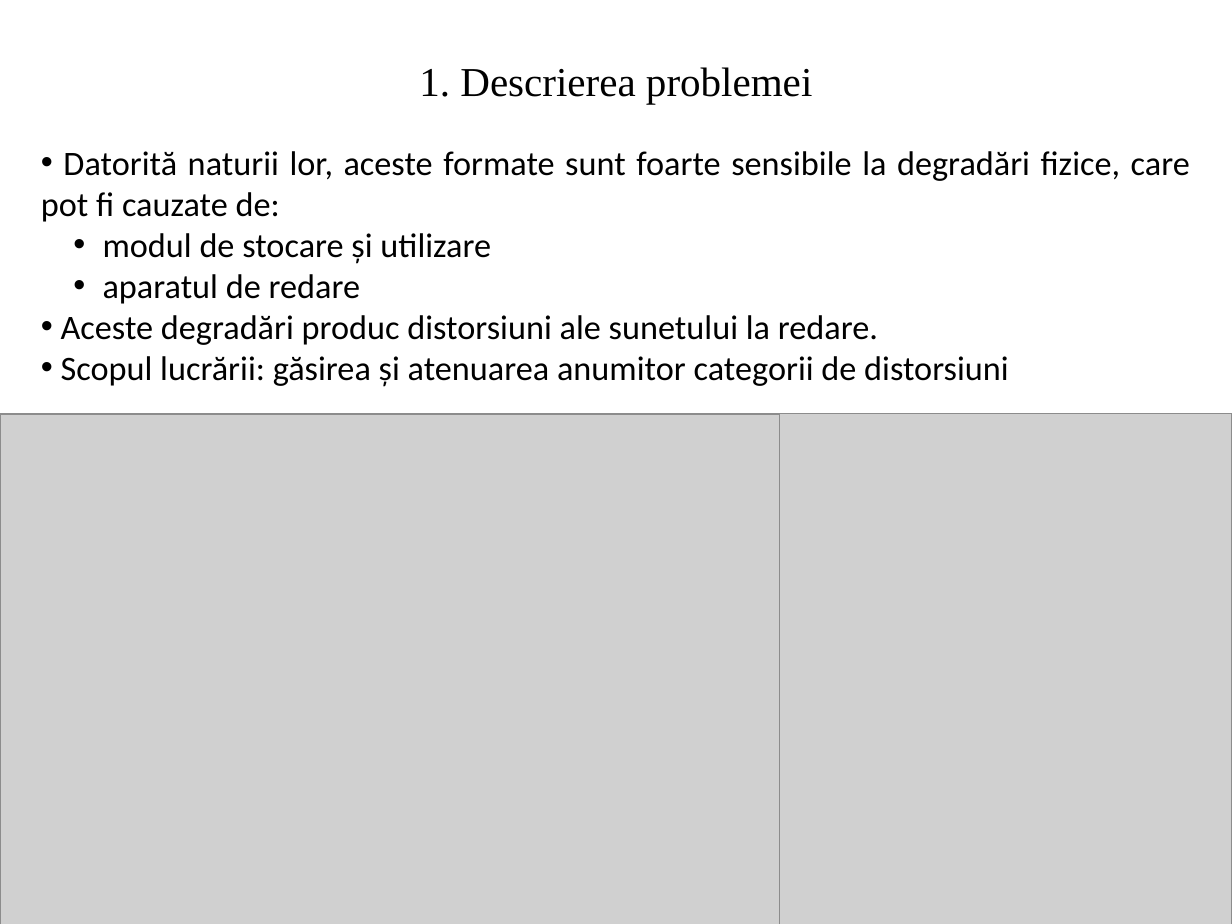
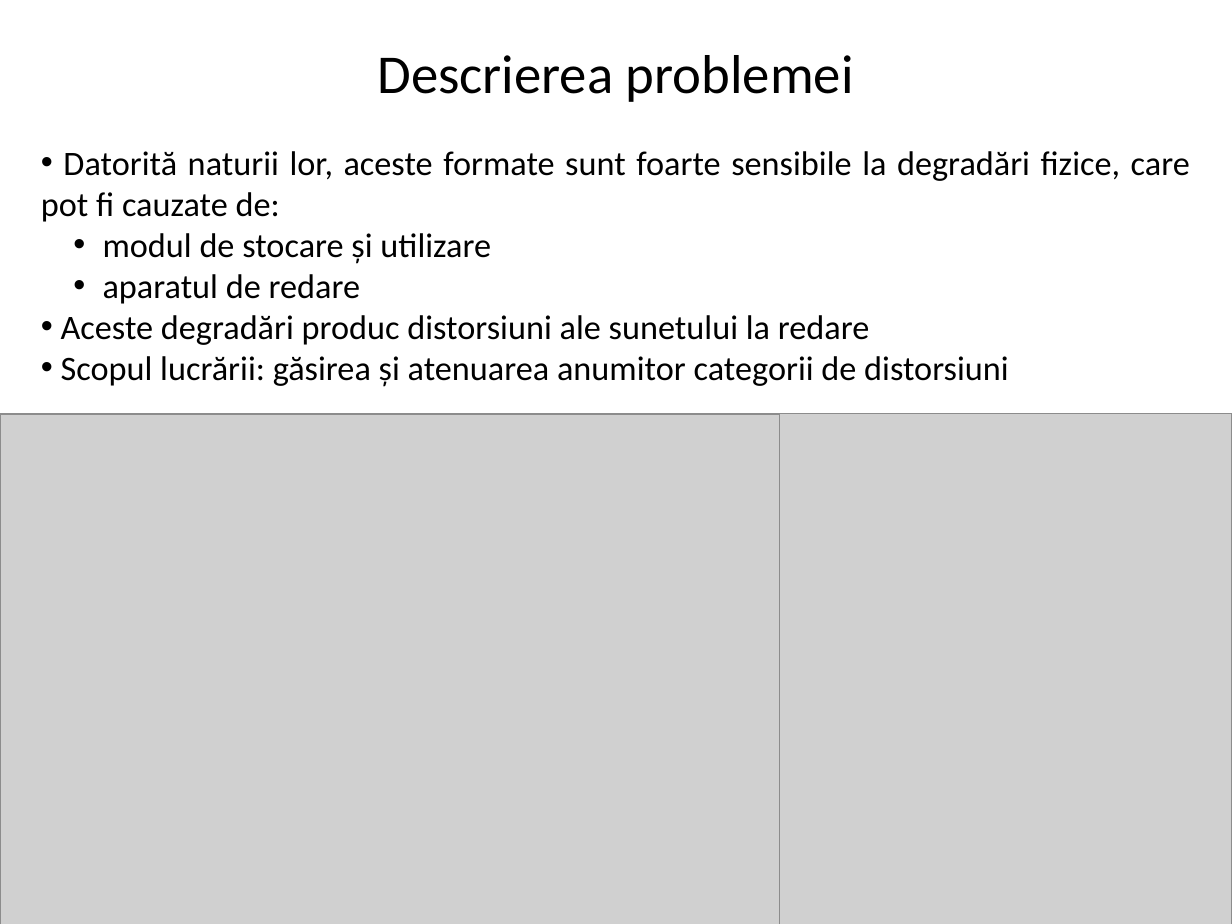
Before and after one commit to DrimbaAlexandru/Discuri, a slide deck: slide 4 of docs/Prezentare.pptx. Drawn at 1232x924 pixels with LibreOffice and Linux fonts; fonts in the diff are those of the drawing; grey boxes stand for pictures. Boxes give left, top, right and bottom in pixels: in the first picture for what was removed or moved away, otherwise in the second. Text is boxed around its words. In the diff, an @@ line names an element or a change of style, - is before the commit and + after.

```diff
--- a/docs/Prezentare.pptx
+++ b/docs/Prezentare.pptx
@@ text at [377, 55, 855, 102]: text changed; size 24 to 32 pt; font Times New Roman to Calibri @@
-1. Descrierea problemei
+Descrierea problemei
@@ text at [61, 315, 869, 345]: text changed @@
-• Aceste degradări produc distorsiuni ale sunetului la redare.
+• Aceste degradări produc distorsiuni ale sunetului la redare
```
Also in this commit, not shown: 6 other slides changed, 6 slides added, 1 slide removed.
